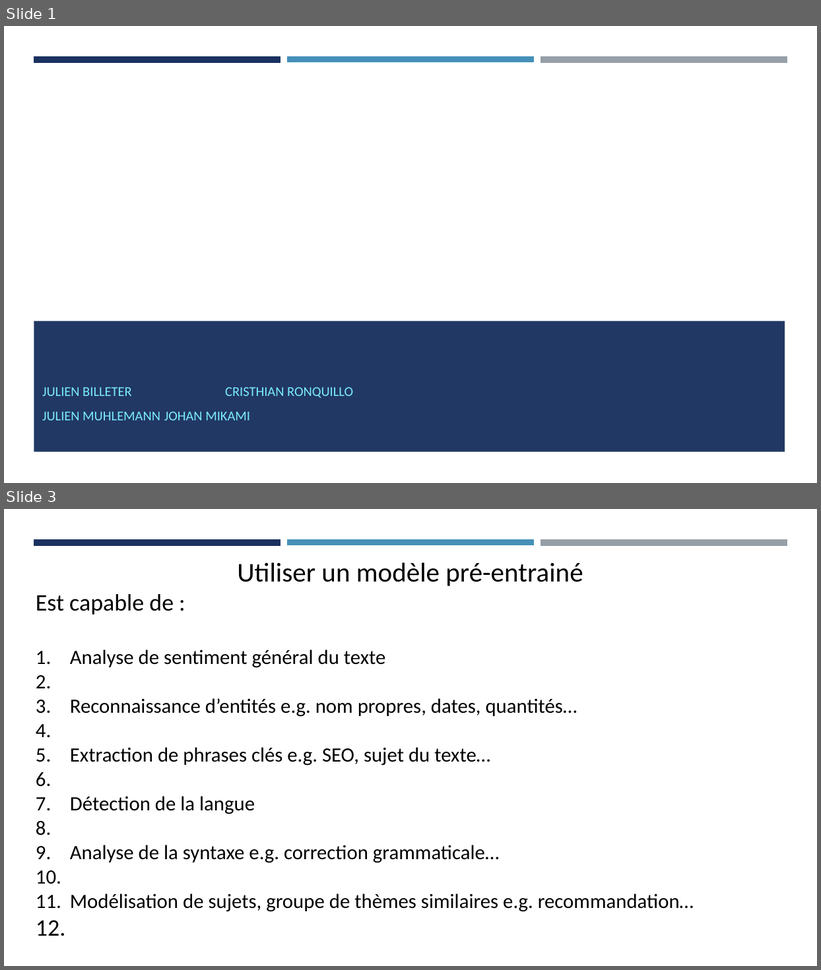
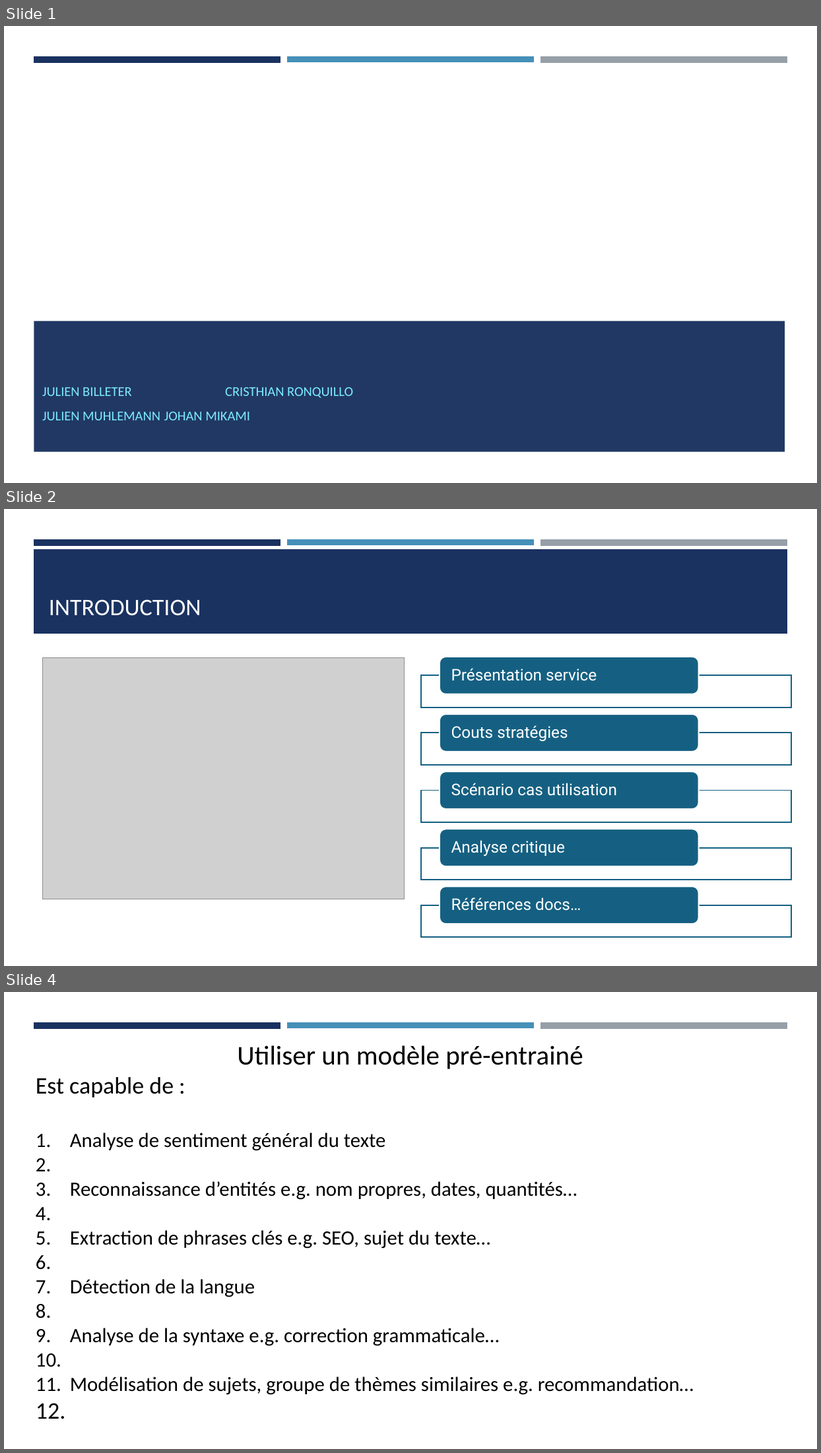
Before and after one commit to Jmuhleman/pw_CLD, a slide deck: workshop/AWS Comprehend.odp. Shown one above the other, each under a label of ours: slides 1 and 3 before the commit, slides 1, 2 and 4 after it; the slides between them are not shown. The pictures are 821x970 and 821x1453 pixels, drawn with LibreOffice and Linux fonts; fonts in the diff are those of the drawing; grey boxes stand for pictures; background and template pictures are left out; a plain dark background stands for a picture behind light text. Boxes give left, top, right and bottom in pixels: in the first picture for what was removed or moved away, otherwise in the second. Text is boxed around its words. In the diff, an @@ line names an element or a change of style, - is before the commit and + after.

```diff
--- a/workshop/AWS Comprehend.odp
+++ b/workshop/AWS Comprehend.odp
@@ slide 2 added at (x1=4, y1=509, x2=817, y2=966), background #FFFFFF; not listed: 3 template elements that a slide beside it also shows @@
@@ freeform shape added at (x1=34, y1=549, x2=788, y2=634), fill #1A3260 @@
@@ title added at (x1=49, y1=599, x2=201, y2=616), 28 pt, text #FFFFFF @@
+INTRODUCTION
@@ picture added at (x1=43, y1=658, x2=405, y2=900) @@
@@ group added at (x1=421, y1=657, x2=791, y2=937): 10 freeform shapes @@
+Présentation service
+Couts stratégies
+Scénario cas utilisation
+Analyse critique
+Références docs…
@@ what was slide 3 is now slide 4 @@
```
Also in this commit, not shown: 3 other slides added, 2 slides removed.
